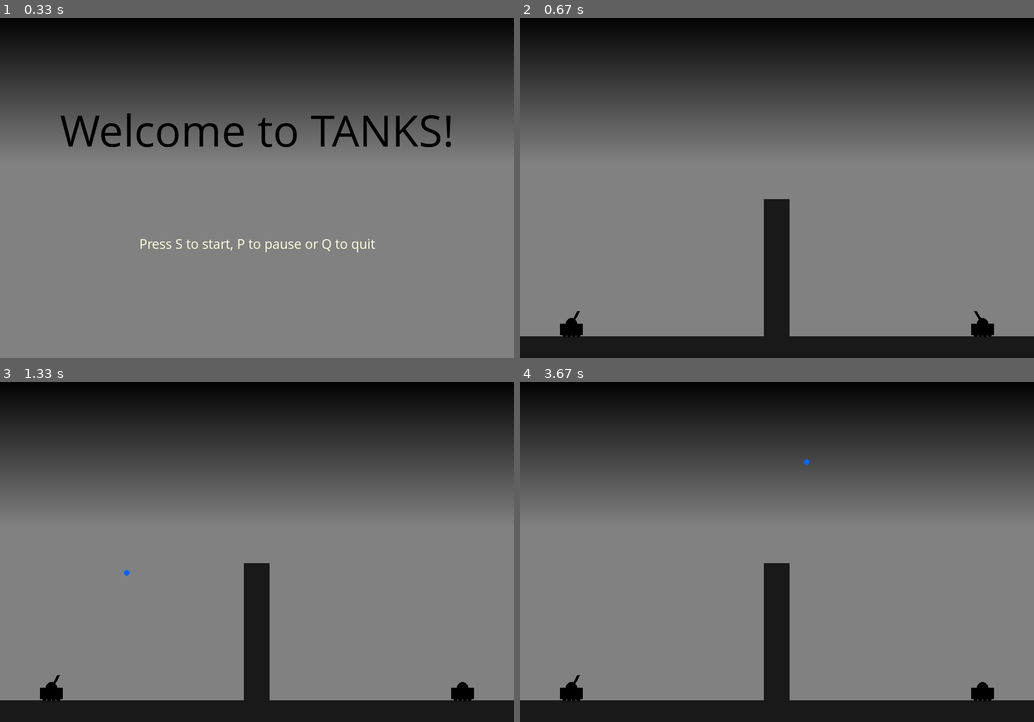
Above: before the commit, frames 1-4 (two rows, left to right).
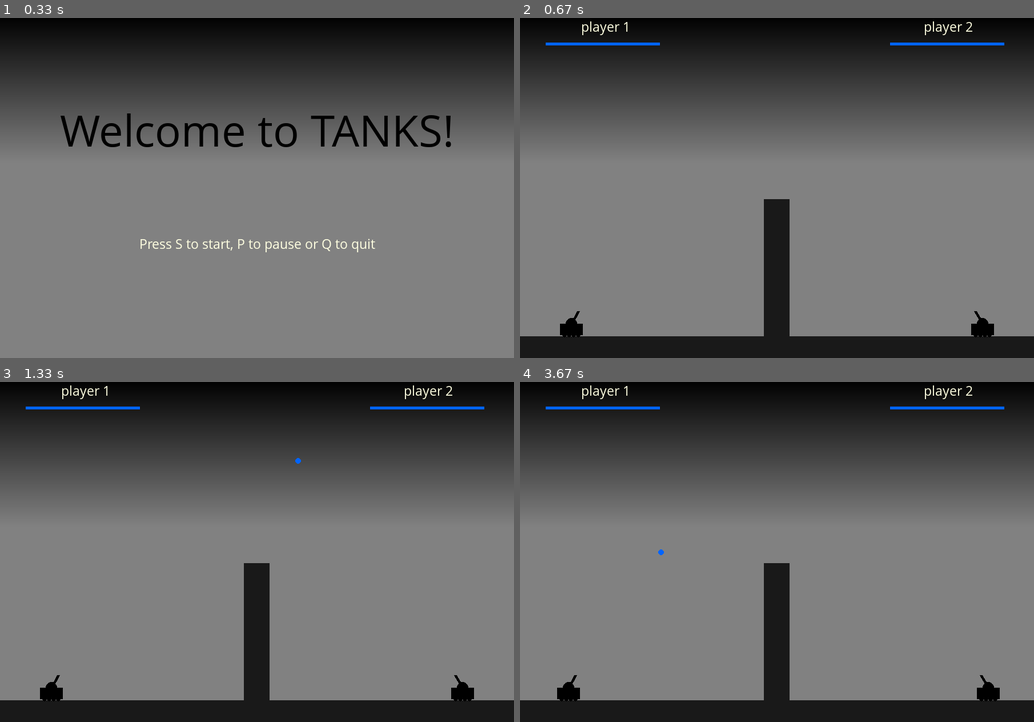
Above: after the commit, the same moments.

Repository: Zappp/PJPII
Game: pygame game, started from Game.py
The game is run twice, just before and just after one commit, with the same random seed, the same clock (stepped at 60 frames per second) and the same inputs.
Inputs:
- Up to frame 1 (0.33 s): no input
- Up to frame 2 (0.67 s): tap S at 0.33 s
- Up to frame 3 (1.33 s): tap Space at 0.67 s
- Up to frame 4 (3.67 s): hold Right 2-2.47 s; tap Space at 2.07, 2.37, 2.57, 2.87, 3.47 s; hold Left 2.5-3.03 s; hold Left from 3.4 s (still down)

Frame 1 is identical in both runs. In frame 2, 0.6% of the frame differs, in the area x 5-95%, y 1-9%; in frame 3, 0.6%; in frame 4, 0.8%, in the area x 5-95%, y 1-94%.

Commit message:
added health bars, changed obstacles function arguments

Diff:
--- a/Game.py
+++ b/Game.py
@@ -36,6 +36,10 @@
 # obstacles
 wall_thickness = display_width * 0.05
 wall_hight = display_height * 0.4
+wall_x_pos = int((display_width / 2) - (wall_thickness / 2))
+wall_y_pos = int(display_height - wall_hight - (display_height - (display_height * 0.9) - tank_hight - (wheel_radius / 2)))
+floor_y_pos = int((display_height * 0.9) + tank_hight + (wheel_radius / 2))
+floor_thickness = int(display_height - ((display_height * 0.9) + tank_hight + (wheel_radius / 2)))
 
 
 def text_objects(text, color, size="small"):
@@ -49,9 +53,9 @@
     return textSurface, textSurface.get_rect()
 
 
-def message_to_screen(msg, color, y_displace=0, size="small"):
+def message_to_screen(msg, color, y_displace=0, size="small", x_displace=0):
     textSurf, textRect = text_objects(msg, color, size)
-    textRect.center = (int(display_width / 2), int(display_height / 2) + y_displace)
+    textRect.center = (int(display_width / 2) + x_displace, int(display_height / 2) + y_displace)
     gameDisplay.blit(textSurf, textRect)
 
 
@@ -81,6 +85,21 @@
                 if event.key == pygame.K_q:
                     pygame.quit()
                     quit()
+
+
+def obstacles():
+    pygame.draw.rect(gameDisplay, grey, (0, floor_y_pos, display_width, wall_thickness))  #floor
+    pygame.draw.rect(gameDisplay, grey, (wall_x_pos, wall_y_pos, wall_thickness, wall_hight)) #wall
+
+
+def health_points1():
+    message_to_screen("player 1", white, -280, "small", -300)
+    pygame.draw.rect(gameDisplay, blue, (int(display_width * 0.05), int(display_height * 0.08), 200, 5))
+
+
+def health_points2():
+    message_to_screen("player 2", white, -280, "small", 300)
+    pygame.draw.rect(gameDisplay, blue, (int(display_width * 0.72), int(display_height * 0.08), 200, 5))
 
 
 def tank1(x, y):
@@ -91,8 +110,6 @@
                            (int((x - (tank_width / 2)) + 2 * wheel_radius * i), y + tank_hight),
                            wheel_radius)
 
-    pygame.display.update()
-
 
 def tank2(x, y):
     pygame.draw.circle(gameDisplay, black, (x, y), int(tank_hight / 2))
@@ -102,8 +119,6 @@
                            (int((x - (tank_width / 2)) + 2 * wheel_radius * i), y + tank_hight),
                            wheel_radius)
 
-    pygame.display.update()
-
 
 def turret_position(x, y, beta):
     alfa = (beta / 180) * math.pi
@@ -114,7 +129,6 @@
     y1 = y - Ly
 
     pygame.draw.line(gameDisplay, black, (x, y), (x1, y1), 5)
-    pygame.display.update()
 
     return x1, y1, beta
 
@@ -156,20 +170,14 @@
 
         gameDisplay.blit(theme, (0, 0))
         pygame.draw.circle(gameDisplay, blue, (x2, y2), 5)
-        obstacles(y)
+        health_points1()
+        health_points2()
+        obstacles()
         tank1(x, y)
         turret_position(x, y, beta)
         tank2(z, y)
         turret_position(z, y, gamma)
         pygame.display.update()
-
-
-def obstacles(y):
-    pygame.draw.rect(gameDisplay, grey, (0, int(y + tank_hight + (wheel_radius / 2)), display_width,
-                                         int(display_height - (y + tank_hight + (wheel_radius / 2)))))
-    pygame.draw.rect(gameDisplay, grey, (int((display_width / 2) - (wall_thickness / 2)), int(
-        display_height - wall_hight - (display_height - y - tank_hight - (wheel_radius / 2))), wall_thickness,
-                                         wall_hight))
 
 
 def game_intro():
@@ -250,6 +258,13 @@
                 if event.key == pygame.K_UP or event.key == pygame.K_DOWN:
                     currTurrPos = 0
 
+        if turn % 2 == 0:
+            tank1_x += tank_move
+            TurrPos1 += currTurrPos
+        else:
+            tank2_x += tank_move
+            TurrPos2 -= currTurrPos
+
         if TurrPos1 >= 180:
             TurrPos1 = 180
         elif TurrPos1 <= 0:
@@ -268,16 +283,10 @@
         elif tank2_x >= int(display_width - (tank_width / 2)):
             tank2_x = int(display_width - (tank_width / 2))
 
-        if turn % 2 == 0:
-            tank1_x += tank_move
-            TurrPos1 += currTurrPos
-
-        else:
-            tank2_x += tank_move
-            TurrPos2 -= currTurrPos
-
         gameDisplay.blit(theme, (0, 0))
-        obstacles(tank_y)
+        health_points1()
+        health_points2()
+        obstacles()
         tank1(tank1_x, tank_y)
         turret_position(tank1_x, tank_y, TurrPos1)
         tank2(tank2_x, tank_y)
